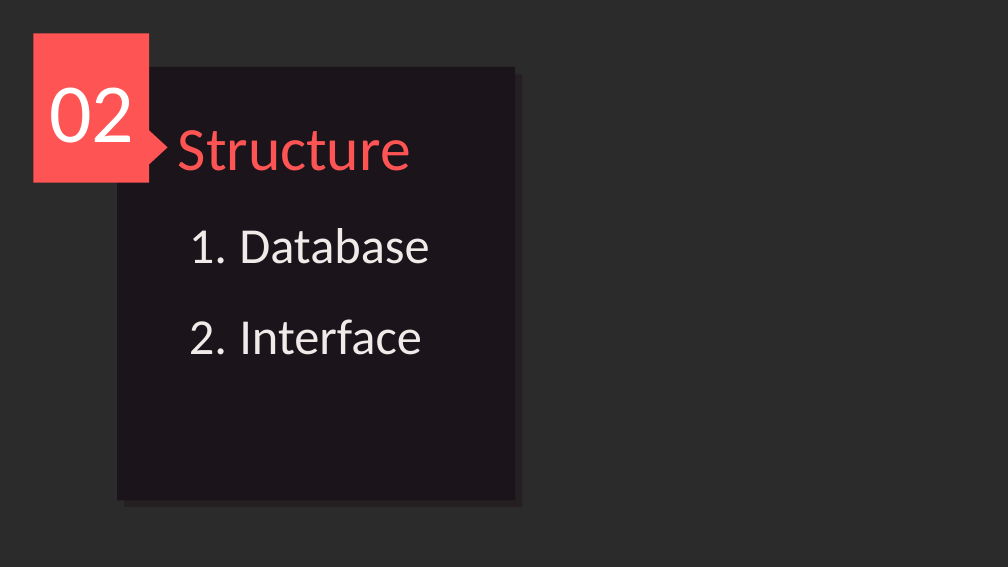
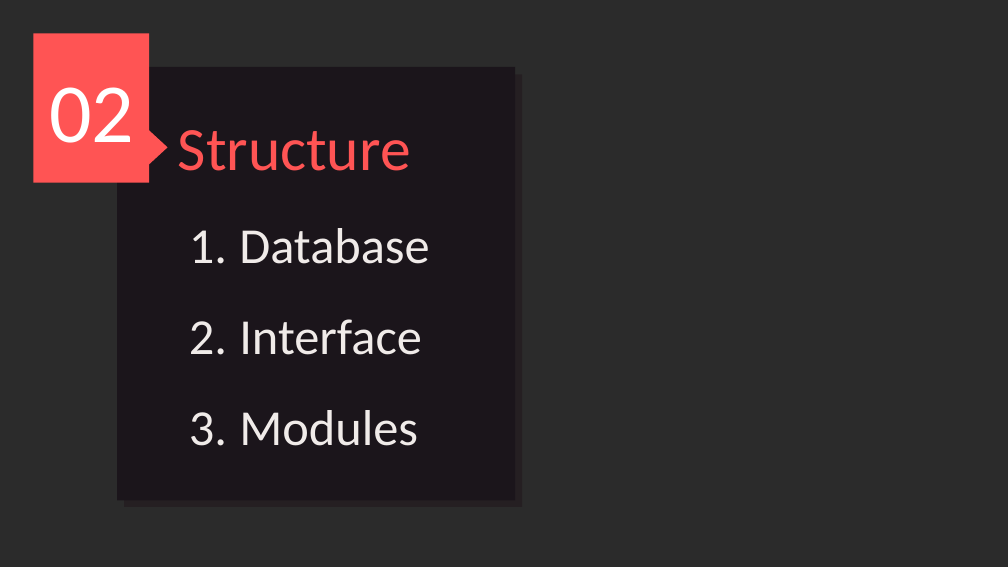
Before and after one commit to Daviddoan1412/pp2021_midteam, a slide deck: slide 8 of Project_Python.pptx. Drawn at 1008x567 pixels with LibreOffice and Linux fonts; fonts in the diff are those of the drawing; background and template pictures are left out; a plain dark background stands for a picture behind light text. Boxes give left, top, right and bottom in pixels: in the first picture for what was removed or moved away, otherwise in the second. Text is boxed around its words. In the diff, an @@ line names an element or a change of style, - is before the commit and + after.

Commit message:
fixed slides

```diff
--- a/Project_Python.pptx
+++ b/Project_Python.pptx
@@ subtitle at [239, 410, 418, 446]: paragraph added @@
+3. Modules
```
Also in this commit, not shown: 1 other slide changed, 2 slides added.
